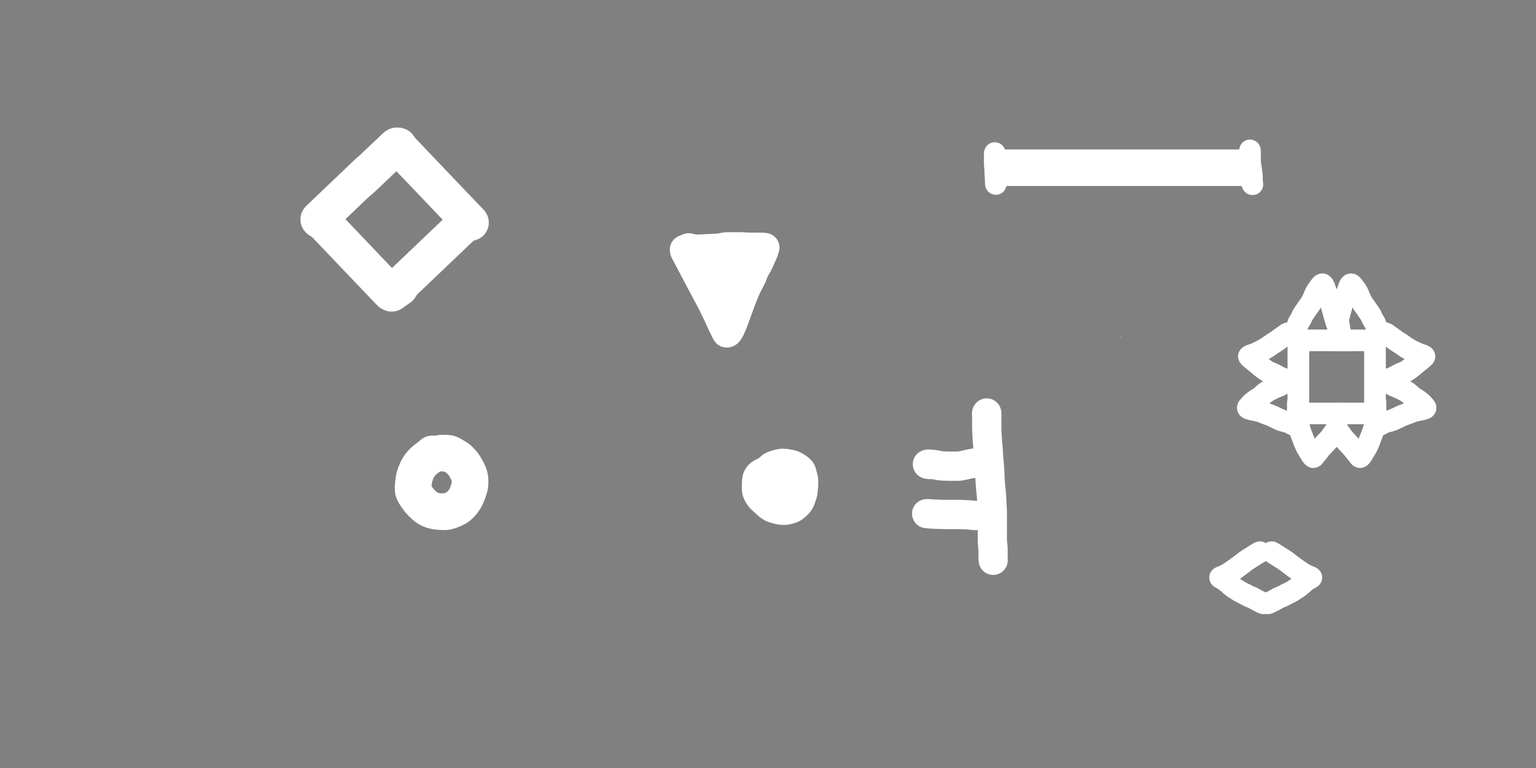
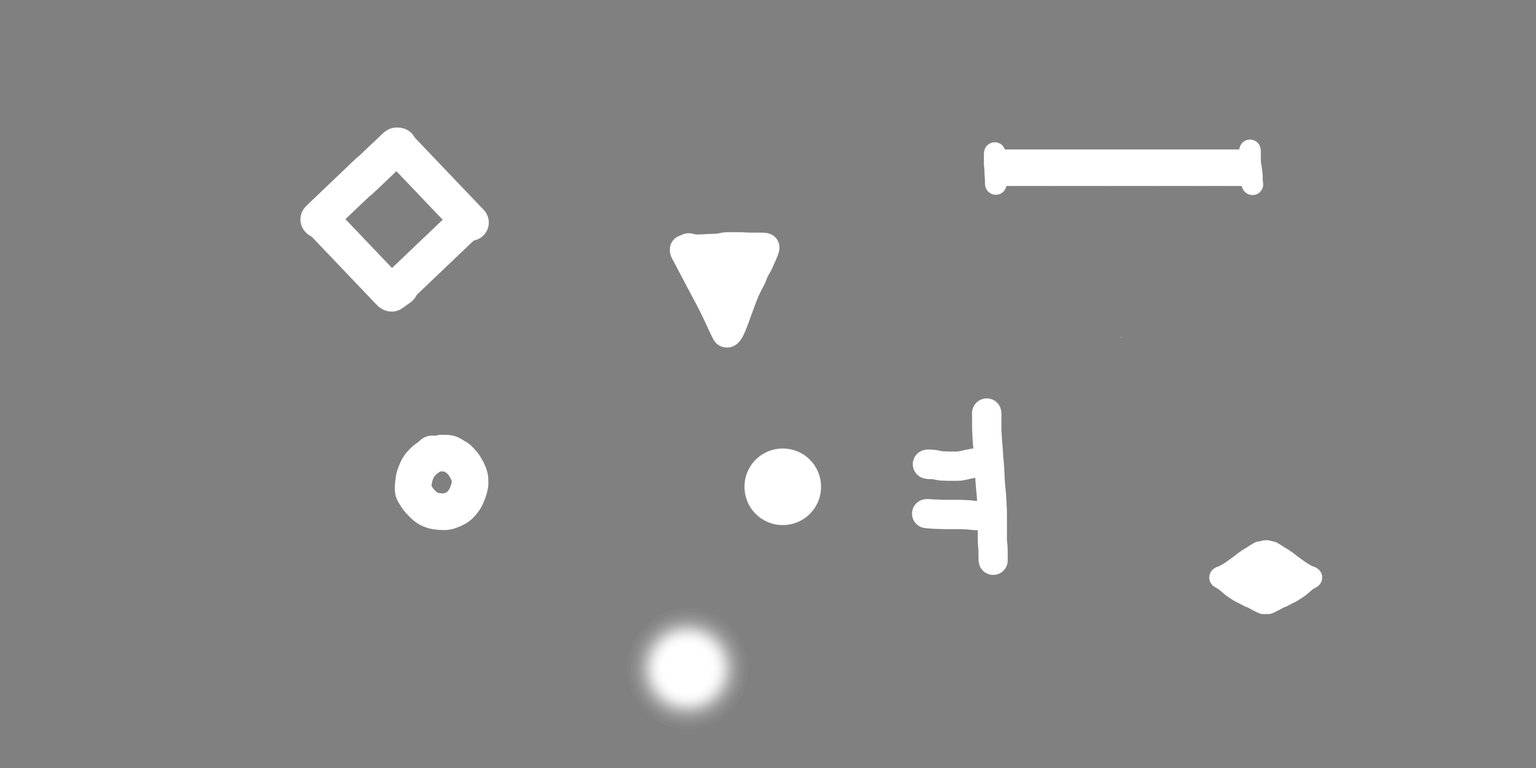
Layered file, before and after one edit (1536 × 768). Changes by layer:
added layer "Particle" above "Projectile" over 625, 607, 749, 730
painted on "Projectile" over 741, 447, 822, 526
painted on "Layer 1" over 1333, 272, 1437, 469
painted on "Enemy" over 1236, 272, 1352, 593
